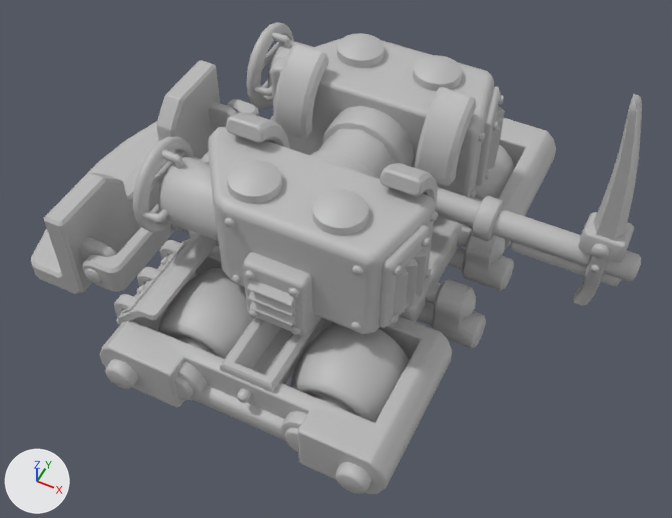
One commit to the FBX model Assets/Art/Meshes/Characters/sm_mob_04.fbx: the scene before it, then after it.
Rendered twice from a 50 mm lens placed at (0.437, -0.926, 1.206), pointed at (0.02, -0.091, 0.163). Lighting does not change. The marker at lower left points along +X, +Y and +Z. Where no turn or scale is listed for an object, it has been applied to the vertices.

The scene before the commit, as lines of its bpy script (objects in view):
```python
ob_sm_mob_04 = bpy.data.objects.new('sm_mob_04', me_mesh)
ob_sm_mob_04.location = (0.0, 0.0, 0.0)
ob_sm_mob_04_dozer_01 = bpy.data.objects.new('sm_mob_04_dozer_01', me_mesh_004)
ob_sm_mob_04_dozer_01.location = (-0.341, -0.002, 0.083)
ob_sm_mob_04_dozer_extender_01 = bpy.data.objects.new('sm_mob_04_dozer_extender_01', me_mesh_003)
ob_sm_mob_04_dozer_extender_01.location = (-0.219, 0.0, 0.083)
ob_sm_mob_04_head_01 = bpy.data.objects.new('sm_mob_04_head_01', me_mesh_001)
ob_sm_mob_04_head_01.location = (0.0, 0.0, 0.255)
ob_sm_mob_04_tyre_left_01 = bpy.data.objects.new('sm_mob_04_tyre_left_01', me_mesh_007)
ob_sm_mob_04_tyre_left_01.location = (-0.111, -0.23, 0.08)
ob_sm_mob_04_weapon_01 = bpy.data.objects.new('sm_mob_04_weapon_01', me_mesh_002)
ob_sm_mob_04_weapon_01.location = (0.0, 0.001, 0.255)
ob_sm_mob_04_wheels_back_01 = bpy.data.objects.new('sm_mob_04_wheels_back_01', me_mesh_005)
ob_sm_mob_04_wheels_back_01.location = (0.112, 0.0, 0.08)
```
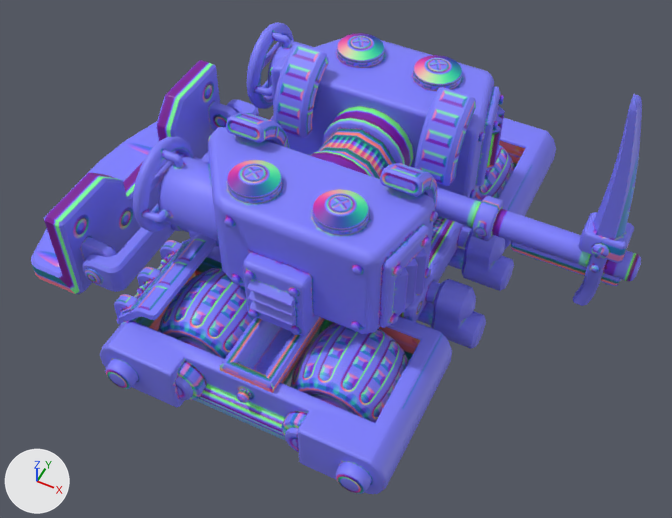
The change, as a diff of the scene's bpy script:
```diff
--- a/Assets/Art/Meshes/Characters/sm_mob_04.fbx.py
+++ b/Assets/Art/Meshes/Characters/sm_mob_04.fbx.py
@@ img_m_mob_04_normal_png @@
+img_m_mob_04_normal_png = load_image('M_Mob_04_Normal.png', '../../Textures/M_Mob_04_Normal.png', 2048, 2048, 'sRGB')
@@ mat_lambert106 @@
 mat_lambert106 = principled_material('lambert106')
-mat_lambert106.base_color = (0.5, 0.5, 0.5)  # grey #bcbcbc
+mat_lambert106.texture = img_m_mob_04_normal_png
```

Pixel boxes (x1, y1, x2, y2) of what changed, in the pictures (672 x 518 px):
'sm_mob_04_head_01', surface changed (grey to blue): (133, 22, 505, 336) in both
'sm_mob_04', surface changed (grey to blue): (100, 116, 556, 494) in both
'sm_mob_04_dozer_01', surface changed (grey to blue): (31, 60, 238, 294) in both
'sm_mob_04_weapon_01', surface changed (grey to blue): (435, 94, 642, 306) in both
'sm_mob_04_wheels_back_01', surface changed (grey to blue): (291, 145, 515, 423) in both
'sm_mob_04_tyre_left_01', surface changed (grey to blue): (158, 268, 253, 359) in both
'sm_mob_04_dozer_extender_01', surface changed (grey to blue): (82, 100, 259, 292) in both
